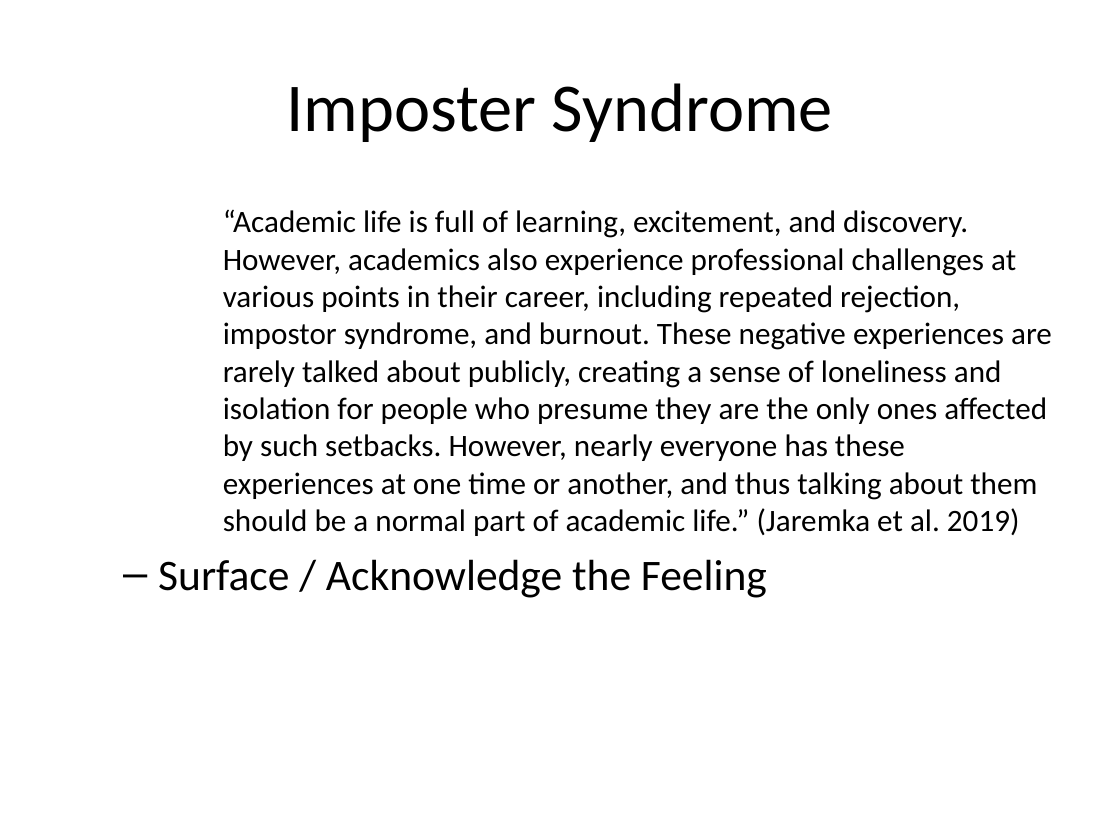
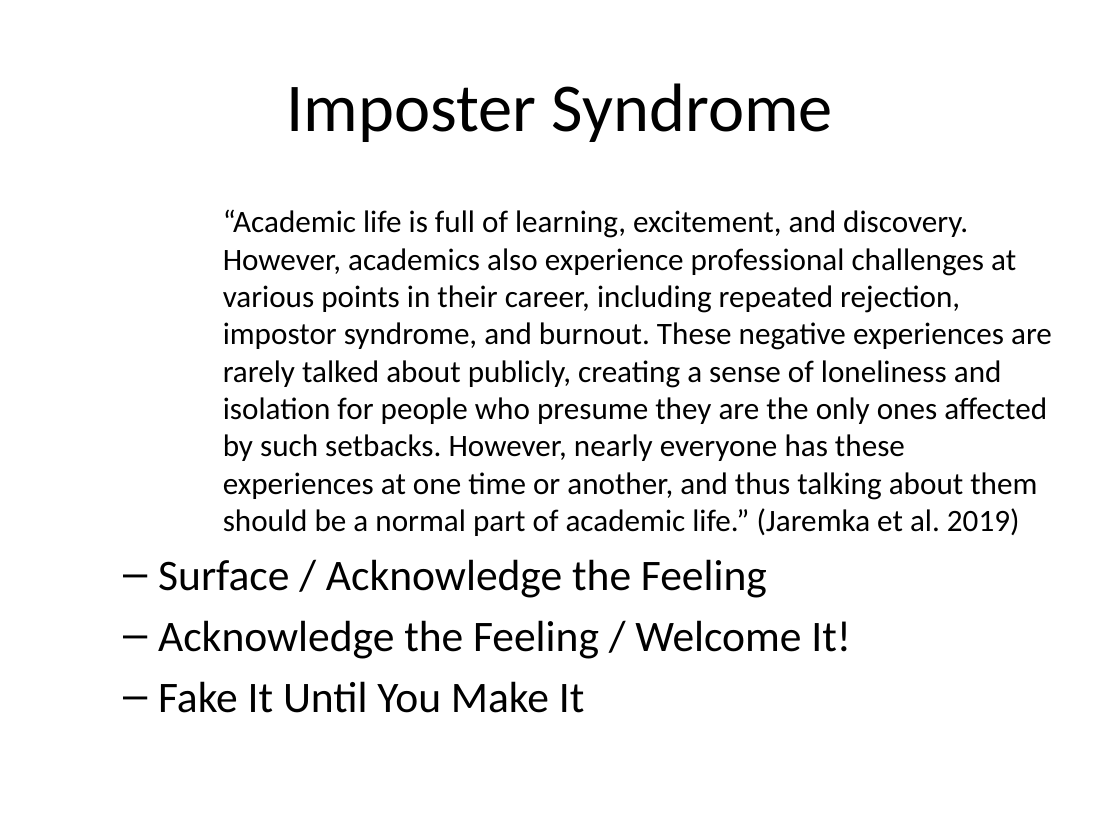
Before and after one commit to agrogan1/teaching, a slide deck: slide 10 of empirical/index.pptx (slide 9 before the commit). Drawn at 1120x840 pixels with LibreOffice and Linux fonts; fonts in the diff are those of the drawing. Boxes give left, top, right and bottom in pixels: in the first picture for what was removed or moved away, otherwise in the second. Text is boxed around its words. In the diff, an @@ line names an element or a change of style, - is before the commit and + after.

```diff
--- a/empirical/index.pptx
+++ b/empirical/index.pptx
@@ text at (x1=158, y1=620, x2=851, y2=713): paragraphs added @@
+  – Acknowledge the Feeling / Welcome It!
+  – Fake It Until You Make It
```
Also in this commit, not shown: 7 other slides changed, 3 slides added, 2 slides removed, 4 other files.
